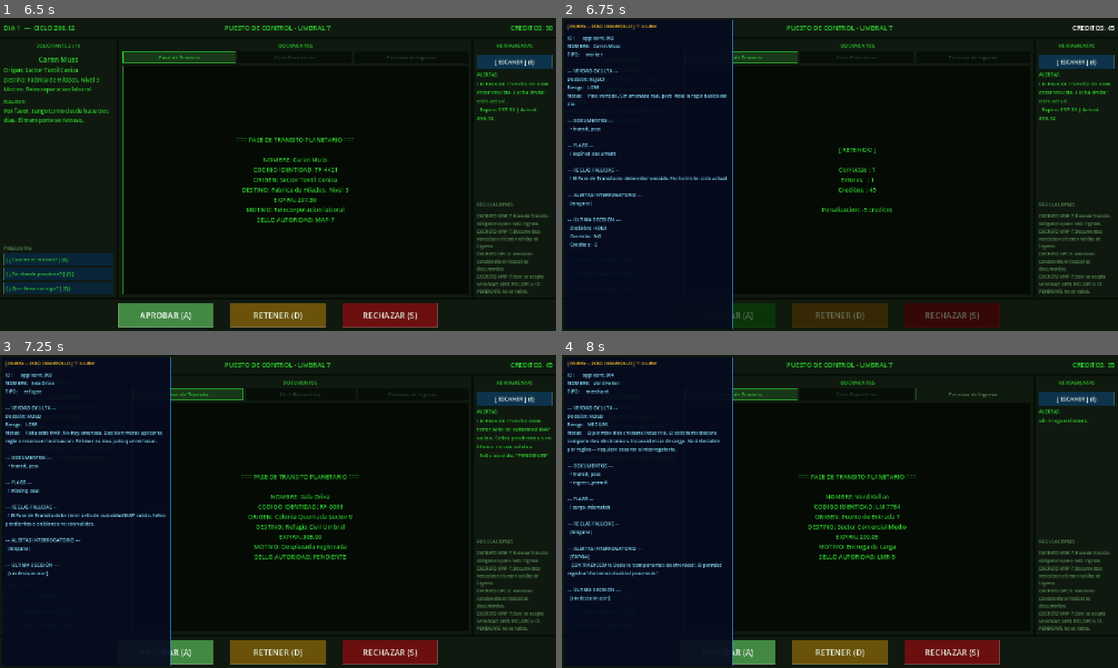
Above: before the commit, frames 1-4 (two rows, left to right).
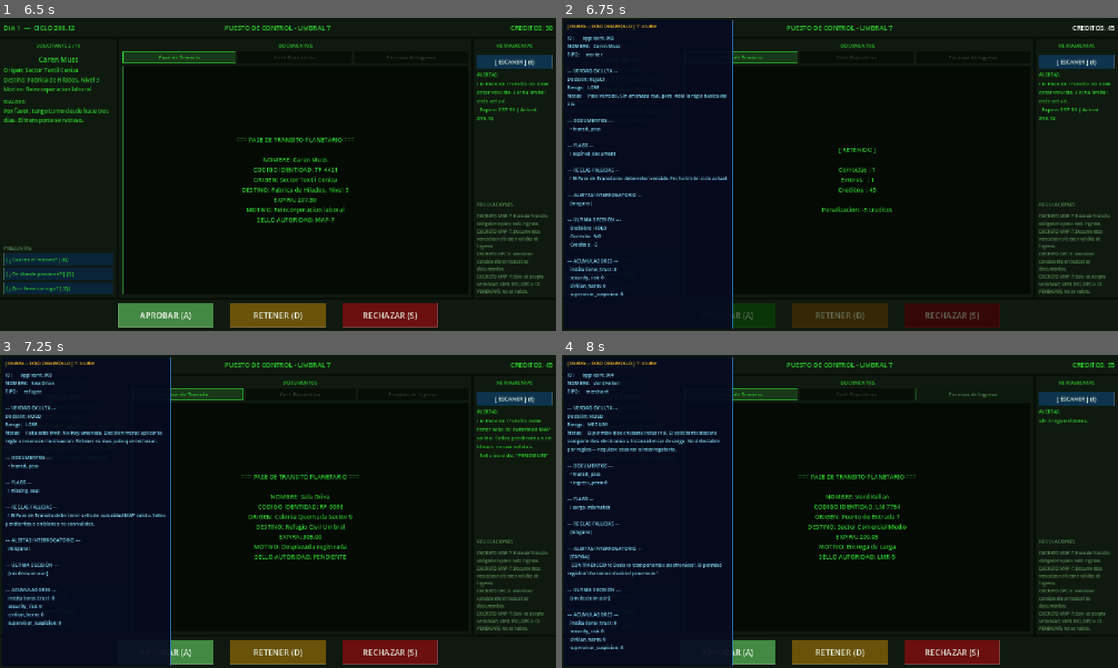
Above: after the commit, the same moments.

Repository: ingenriqueparra-hub/el-ultimo-sello
Game: Godot game, scene res://scenes/main/Main.tscn
The game is run twice, just before and just after one commit, with the same random seed, the same clock (stepped at 60 frames per second) and the same inputs.
Inputs:
- Up to frame 1 (6.5 s): click "COMENZAR" at 0.5 s; click "[ ¿Cual es el motivo? ] (Q)" at 1.25 s; click "[ ¿De donde proviene? ] (Q)" at 2 s; click "[ ¿Que lleva consigo? ] (Q)" at 2.75 s; click "Pase de Transito" at 3.5 s; click "Cert. Biometrico" at 4.25 s; click "[ ESCANER ] (E)" at 5 s; click "APROBAR (A)" at 5.75 s
- Up to frame 2 (6.75 s): tap Enter at 6.5 s; hold D from 6.53 s (still down); tap Y at 6.6 s
- Up to frame 3 (7.25 s): keep holding D
- Up to frame 4 (8 s): release D at 7.28 s; hold S from 7.28 s (still down); tap E at 7.35 s

Frame 1 is identical in both runs. In frame 2, 0.3% of the frame differs, in the area x 1-11%, y 76-90%; in frame 3, 0.4%, in the area x 1-11%, y 74-87%; in frame 4, 0.4%.

Commit message:
Modulo 15 Fase 3: acumuladores narrativos entre dias
- NarrativeStateSystem.gd: 4 acumuladores estaticos (institutional_trust,
  security_risk, civilian_harm, supervisor_suspicion) con snapshot/restore
- NarrativeConsequenceSystem: aplica effects de la consecuencia ganadora
- ControlDesk: captura snapshot pre-dia en _ready()
- DayReport: restore_snapshot en restart; sintoma narrativo si hay umbral cruzado
- consequences_day_01.json y _02.json: campo effects en todas las entradas
- Panel debug: muestra valores actuales de acumuladores

Co-Authored-By: Claude Sonnet 4.6 <noreply@anthropic.com>

Diff:
--- a/game/data/consequences/consequences_day_01.json
+++ b/game/data/consequences/consequences_day_01.json
@@ -6,7 +6,12 @@
     "type": "case",
     "trigger_flag": "flag_agent_admitted",
     "title": "BRECHA DE SEGURIDAD — Agente infiltrado admitido",
-    "body": "El individuo identificado como Kael Vorn ha cru …(266 unchanged characters)… endo revisada como posible complicidad."
+    "body": "El individuo identificado como Kael Vorn ha cru …(266 unchanged characters)… endo revisada como posible complicidad.",
+    "effects": {
+      "security_risk": 2,
+      "institutional_trust": -1,
+      "supervisor_suspicion": 1
+    }
   },
   {
     "id": "c01_implant_admitted",
@@ -15,7 +20,11 @@
     "type": "case",
     "trigger_flag": "flag_implant_admitted",
     "title": "ALERTA BIOLOGICA — Implante no registrado en interior",
-    "body": "El soldado Rhen Axis fue admitido con un implan …(224 unchanged characters)… Su origen orbital complica la revision."
+    "body": "El soldado Rhen Axis fue admitido con un implan …(224 unchanged characters)… Su origen orbital complica la revision.",
+    "effects": {
+      "security_risk": 1,
+      "supervisor_suspicion": 1
+    }
   },
   {
     "id": "c01_anomaly_admitted",
@@ -24,7 +33,11 @@
     "type": "case",
     "trigger_flag": "flag_anomaly_admitted",
     "title": "ANOMALIA BIOLOGICA — Caso sin registro admitido",
-    "body": "Dara Miren y su hijo menor cruzaron el control. …(228 unchanged characters)… ido un factor de riesgo no documentado."
+    "body": "Dara Miren y su hijo menor cruzaron el control. …(228 unchanged characters)… ido un factor de riesgo no documentado.",
+    "effects": {
+      "civilian_harm": 1,
+      "security_risk": 1
+    }
   },
   {
     "id": "c01_agent_intercepted",
@@ -33,7 +46,10 @@
     "type": "case",
     "trigger_flag": "flag_agent_intercepted",
     "title": "INTERCEPCION EXITOSA — Agente neutralizado",
-    "body": "El individuo identificado como Kael Vorn fue re …(263 unchanged characters)… como ejemplo de procedimiento correcto."
+    "body": "El individuo identificado como Kael Vorn fue re …(263 unchanged characters)… como ejemplo de procedimiento correcto.",
+    "effects": {
+      "institutional_trust": 1
+    }
   },
   {
     "id": "c01_family_turned_away",
@@ -42,7 +58,10 @@
     "type": "case",
     "trigger_flag": "flag_family_turned_away",
     "title": "RECHAZO — Caso medico urgente denegado",
-    "body": "Dara Miren y su hijo fueron rechazados en el co …(245 unchanged characters)… bservaciones. El protocolo fue seguido."
+    "body": "Dara Miren y su hijo fueron rechazados en el co …(245 unchanged characters)… bservaciones. El protocolo fue seguido.",
+    "effects": {
+      "civilian_harm": 2
+    }
   },
   {
     "id": "c01_agent_dismissed",
@@ -51,7 +70,11 @@
     "type": "case",
     "trigger_flag": "flag_agent_dismissed",
     "title": "RECHAZO INCORRECTO — Agente escapado por rechazo",
-    "body": "El individuo identificado como Kael Vorn fue re …(246 unchanged characters)… otacion por manejo incorrecto del caso."
+    "body": "El individuo identificado como Kael Vorn fue re …(246 unchanged characters)… otacion por manejo incorrecto del caso.",
+    "effects": {
+      "security_risk": 1,
+      "supervisor_suspicion": 1
+    }
   },
   {
     "id": "c01_implant_intercepted",
@@ -60,7 +83,11 @@
     "type": "case",
     "trigger_flag": "flag_implant_intercepted",
     "title": "RETENCION CORRECTA — Soldado con implante detenido",
-    "body": "El soldado Rhen Axis fue correctamente retenido …(232 unchanged characters)… ision como procedimentalmente correcta."
+    "body": "El soldado Rhen Axis fue correctamente retenido …(232 unchanged characters)… ision como procedimentalmente correcta.",
+    "effects": {
+      "institutional_trust": 1,
+      "security_risk": -1
+    }
   },
   {
     "id": "c01_family_detained",
@@ -69,7 +96,10 @@
     "type": "case",
     "trigger_flag": "flag_family_detained",
     "title": "RETENCION — Familia en espera de clasificacion",
-    "body": "Dara Miren y su hijo menor han sido retenidos e …(202 unchanged characters)… in comprometer la seguridad del Umbral."
+    "body": "Dara Miren y su hijo menor han sido retenidos e …(202 unchanged characters)… in comprometer la seguridad del Umbral.",
+    "effects": {
+      "civilian_harm": 1
+    }
   },
   {
     "id": "c01_unauthorized_entry",
@@ -78,7 +108,11 @@
     "type": "case",
     "trigger_flag": "flag_unauthorized_entry",
     "title": "ENTRADA NO AUTORIZADA — Sello pendiente ignorado",
-    "body": "Sela Driva accedio al Umbral con documentacion  …(218 unchanged characters)…  sistema de registro del Refugio Civil."
+    "body": "Sela Driva accedio al Umbral con documentacion  …(218 unchanged characters)…  sistema de registro del Refugio Civil.",
+    "effects": {
+      "security_risk": 1,
+      "institutional_trust": -1
+    }
   },
   {
     "id": "c01_refugee_detained",
@@ -87,7 +121,10 @@
     "type": "case",
     "trigger_flag": "flag_refugee_detained",
     "title": "RETENCION — Refugiada en espera de verificacion de sello",
-    "body": "Sela Driva y sus hijos han sido retenidos en zo …(227 unchanged characters)… olo sin cerrar el caso definitivamente."
+    "body": "Sela Driva y sus hijos han sido retenidos en zo …(227 unchanged characters)… olo sin cerrar el caso definitivamente.",
+    "effects": {
+      "civilian_harm": 1
+    }
   },
   {
     "id": "c01_eficiencia_maxima",
@@ -99,6 +136,10 @@
     "conditions": {
       "max_errors": 0,
       "min_credits": 50
+    },
+    "effects": {
+      "institutional_trust": 1,
+      "supervisor_suspicion": -1
     }
   },
   {
@@ -110,6 +151,9 @@
     "body": "El Ministerio de Admision Planetaria registra el cierre del primer turno sin violaciones documentadas.\n\nSu expediente queda marcado como estable. El Supervisor Halvek no requiere reunion de revision.",
     "conditions": {
       "max_errors": 0
+    },
+    "effects": {
+      "institutional_trust": 1
     }
   },
   {
@@ -122,6 +166,9 @@
     "conditions": {
       "min_errors": 1,
       "max_errors": 2
+    },
+    "effects": {
+      "supervisor_suspicion": 1
     }
   },
   {
@@ -134,6 +181,10 @@
     "conditions": {
       "min_errors": 3,
       "max_errors": 5
+    },
+    "effects": {
+      "supervisor_suspicion": 2,
+      "institutional_trust": -1
     }
   },
   {
@@ -145,6 +196,10 @@
     "body": "El registro del primer turno es inaceptable.\n\nSe abre expediente disciplinario en el Oficio de Pureza Civica. El Supervisor Halvek solicita presencia inmediata en sala de revision. Su continuidad en el Puesto Umbral 7 esta en revision activa.\n\nEl Sello no perdona la negligencia.",
     "conditions": {
       "min_errors": 6
+    },
+    "effects": {
+      "supervisor_suspicion": 3,
+      "institutional_trust": -2
     }
   }
 ]
--- a/game/data/consequences/consequences_day_02.json
+++ b/game/data/consequences/consequences_day_02.json
@@ -6,7 +6,12 @@
     "type": "case",
     "trigger_flag": "flag_identity_fraud_admitted",
     "title": "BRECHA DE IDENTIDAD — Fraude documental admitido",
-    "body": "La individua identificada como Vara Kess cruzo el control con codigos de identidad inconsistentes entre documentos.\n\nInteligencia del Ministerio confirma que el codigo LM-4402 del Certificado Biometrico no corresponde a la identidad declarada. Se ha activado protocolo de busqueda en el interior del Umbral.\n\nSu decision de admision esta siendo revisada como posible negligencia de verificacion."
+    "body": "La individua identificada como Vara Kess cruzo el control con codigos de identidad inconsistentes entre documentos.\n\nInteligenica del Ministerio confirma que el codigo LM-4402 del Certificado Biometrico no corresponde a la identidad declarada. Se ha activado protocolo de busqueda en el interior del Umbral.\n\nSu decision de admision esta siendo revisada como posible negligencia de verificacion.",
+    "effects": {
+      "security_risk": 2,
+      "institutional_trust": -1,
+      "supervisor_suspicion": 1
+    }
   },
   {
     "id": "c02_anomaly_soldier_admitted",
@@ -15,7 +20,11 @@
     "type": "case",
     "trigger_flag": "flag_anomaly_soldier_admitted",
     "title": "ALERTA BIOLOGICA — Soldado con anomalia en interior",
-    "body": "El veterano Gal Nex fue admitido con una anomal …(203 unchanged characters)… k solicita informe de decision urgente."
+    "body": "El veterano Gal Nex fue admitido con una anomal …(203 unchanged characters)… k solicita informe de decision urgente.",
+    "effects": {
+      "security_risk": 2,
+      "supervisor_suspicion": 1
+    }
   },
   {
     "id": "c02_suspicious_cargo_admitted",
@@ -24,7 +33,11 @@
     "type": "case",
     "trigger_flag": "flag_suspicious_cargo_admitted",
     "title": "CARGA NO DECLARADA — Contradiccion ignorada",
-    "body": "El comerciante Thal Vor fue admitido a pesar de …(259 unchanged characters)… sion facilito el acceso sin inspeccion."
+    "body": "El comerciante Thal Vor fue admitido a pesar de …(259 unchanged characters)… sion facilito el acceso sin inspeccion.",
+    "effects": {
+      "security_risk": 1,
+      "institutional_trust": -1
+    }
   },
   {
     "id": "c02_fraud_intercepted",
@@ -33,7 +46,10 @@
     "type": "case",
     "trigger_flag": "flag_fraud_intercepted",
     "title": "INTERCEPCION CORRECTA — Fraude de identidad detenido",
-    "body": "Vara Kess fue correctamente retenida ante la de …(279 unchanged characters)… cion correcta del protocolo biometrico."
+    "body": "Vara Kess fue correctamente retenida ante la de …(279 unchanged characters)… cion correcta del protocolo biometrico.",
+    "effects": {
+      "institutional_trust": 1
+    }
   },
   {
     "id": "c02_anomaly_soldier_detained",
@@ -42,7 +58,10 @@
     "type": "case",
     "trigger_flag": "flag_anomaly_soldier_detained",
     "title": "RETENCION CORRECTA — Soldado con anomalia bajo revision",
-    "body": "El veterano Gal Nex fue retenido correctamente  …(214 unchanged characters)… olver aun la naturaleza de la anomalia."
+    "body": "El veterano Gal Nex fue retenido correctamente  …(214 unchanged characters)… olver aun la naturaleza de la anomalia.",
+    "effects": {
+      "security_risk": -1
+    }
   },
   {
     "id": "c02_cargo_inspected",
@@ -51,7 +70,10 @@
     "type": "case",
     "trigger_flag": "flag_cargo_inspected",
     "title": "RETENCION CORRECTA — Carga contradictoria bajo inspeccion",
-    "body": "El comerciante Thal Vor fue correctamente reten …(246 unchanged characters)… vek no emite observaciones adicionales."
+    "body": "El comerciante Thal Vor fue correctamente reten …(246 unchanged characters)… vek no emite observaciones adicionales.",
+    "effects": {
+      "institutional_trust": 1
+    }
   },
   {
     "id": "c02_eficiencia_maxima",
@@ -63,6 +85,10 @@
     "conditions": {
       "max_errors": 0,
       "min_credits": 50
+    },
+    "effects": {
+      "institutional_trust": 1,
+      "supervisor_suspicion": -1
     }
   },
   {
@@ -74,6 +100,9 @@
     "body": "El Ministerio de Admision Planetaria registra el cierre del segundo turno sin violaciones documentadas.\n\nSu expediente se mantiene estable. El Supervisor Halvek no emite observaciones adicionales.",
     "conditions": {
       "max_errors": 0
+    },
+    "effects": {
+      "institutional_trust": 1
     }
   },
   {
@@ -86,6 +115,10 @@
     "conditions": {
       "max_credits": 19,
       "min_errors": 1
+    },
+    "effects": {
+      "supervisor_suspicion": 1,
+      "institutional_trust": -1
     }
   },
   {
@@ -98,6 +131,9 @@
     "conditions": {
       "min_errors": 1,
       "max_errors": 2
+    },
+    "effects": {
+      "supervisor_suspicion": 1
     }
   },
   {
@@ -110,6 +146,10 @@
     "conditions": {
       "min_errors": 3,
       "max_errors": 5
+    },
+    "effects": {
+      "supervisor_suspicion": 2,
+      "institutional_trust": -1
     }
   },
   {
@@ -121,6 +161,10 @@
     "body": "El segundo turno registra un nivel de errores inaceptable para el Ministerio de Admision Planetaria.\n\nEl …(238 unchanged characters)…
     "conditions": {
       "min_errors": 6
+    },
+    "effects": {
+      "supervisor_suspicion": 3,
+      "institutional_trust": -2
     }
   }
 ]
--- a/game/scripts/systems/NarrativeConsequenceSystem.gd
+++ b/game/scripts/systems/NarrativeConsequenceSystem.gd
@@ -25,6 +25,7 @@
 	print("[NarrativeConsequence] Seleccionada: %s (tipo: %s, prioridad: %d)" % [
 		winner.get("id", "?"), winner.get("type", "?"), winner.get("priority", 0)
 	])
+	NarrativeStateSystem.apply_effects(winner.get("effects", {}))
 	return winner
 
 static func _matches(entry: Dictionary, summary: Dictionary) -> bool:
--- /dev/null
+++ b/game/scripts/systems/NarrativeStateSystem.gd
@@ -0,0 +1,48 @@
+class_name NarrativeStateSystem
+
+static var _accumulators: Dictionary = {
+	"institutional_trust": 0,
+	"security_risk": 0,
+	"civilian_harm": 0,
+	"supervisor_suspicion": 0,
+}
+static var _snapshot: Dictionary = {}
+
+static func snapshot() -> void:
+	_snapshot = _accumulators.duplicate()
+
+static func restore_snapshot() -> void:
+	if not _snapshot.is_empty():
+		_accumulators = _snapshot.duplicate()
+
+static func apply_effects(effects: Dictionary) -> void:
+	if effects.is_empty():
+		return
+	for key in effects:
+		if _accumulators.has(key):
+			_accumulators[key] += int(effects[key])
+	print("[NarrativeState] Acumuladores: %s" % str(_accumulators))
+
+static func get_accumulators() -> Dictionary:
+	return _accumulators.duplicate()
+
+static func reset() -> void:
+	_accumulators = {
+		"institutional_trust": 0,
+		"security_risk": 0,
+		"civilian_harm": 0,
+		"supervisor_suspicion": 0,
+	}
+	_snapshot = {}
+
+static func get_narrative_symptom() -> String:
+	var parts: Array = []
+	if _accumulators.get("security_risk", 0) >= 3:
+		parts.append("Las alertas de seguridad en el Umbral se han intensificado.")
+	if _accumulators.get("supervisor_suspicion", 0) >= 2:
+		parts.append("El Supervisor Halvek ha solicitado revision adicional de su expediente.")
+	if _accumulators.get("civilian_harm", 0) >= 2:
+		parts.append("El Registro Civil documenta quejas sin respuesta sobre decisiones del turno.")
+	if _accumulators.get("institutional_trust", 0) <= -2:
+		parts.append("La confianza del Ministerio en el puesto de control ha disminuido.")
+	return "\n".join(parts)
--- a/game/scripts/ui/ControlDesk.gd
+++ b/game/scripts/ui/ControlDesk.gd
@@ -67,6 +67,7 @@
 	_setup_questions_area()
 	_audio = SoundManager.create_player(self)
 	_build_debug_panel()
+	NarrativeStateSystem.snapshot()
 	_load_day_data()
 
 func _load_day_data() -> void:
@@ -647,6 +648,11 @@
 		lines.append("  Correcta:  " + ("SÍ" if ok else "NO"))
 		if delta < 0:
 			lines.append("  Créditos:  %d" % delta)
+	lines.append("")
+	lines.append("--- ACUMULADORES ---")
+	var acc := NarrativeStateSystem.get_accumulators()
+	for k in acc:
+		lines.append("  %s: %d" % [k, acc[k]])
 
 	_debug_label.text = "\n".join(lines)
 
--- a/game/scripts/ui/DayReport.gd
+++ b/game/scripts/ui/DayReport.gd
@@ -57,6 +57,9 @@
 	var consequence := NarrativeConsequenceSystem.evaluate(summary, day)
 	consequence_title_label.text = str(consequence.get("title", "CONSECUENCIA"))
 	consequence_text.text = str(consequence.get("body", ""))
+	var symptom := NarrativeStateSystem.get_narrative_symptom()
+	if symptom != "":
+		consequence_text.text += "\n\n" + symptom
 
 func _add_decision_row(decision: Dictionary) -> void:
 	var was_correct: bool = decision.get("was_correct", false)
@@ -145,5 +148,6 @@
 func _on_restart_pressed() -> void:
 	var day: int = pending_summary.get("day", 1)
 	pending_summary = {}
+	NarrativeStateSystem.restore_snapshot()
 	ControlDesk.day_to_load = day
 	get_tree().change_scene_to_file("res://scenes/main/ControlDesk.tscn")
Not shown, changed: CLAUDE.md
